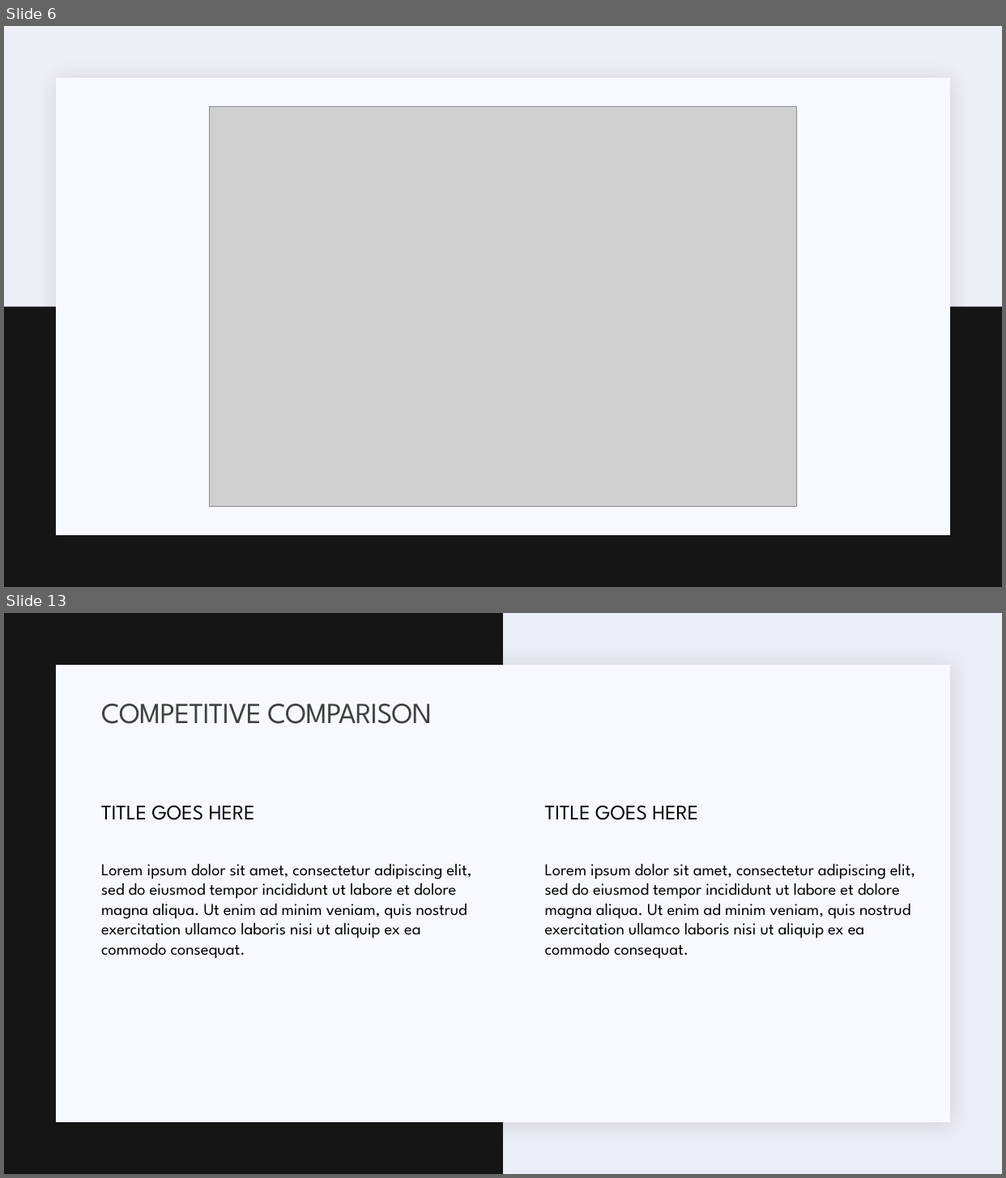
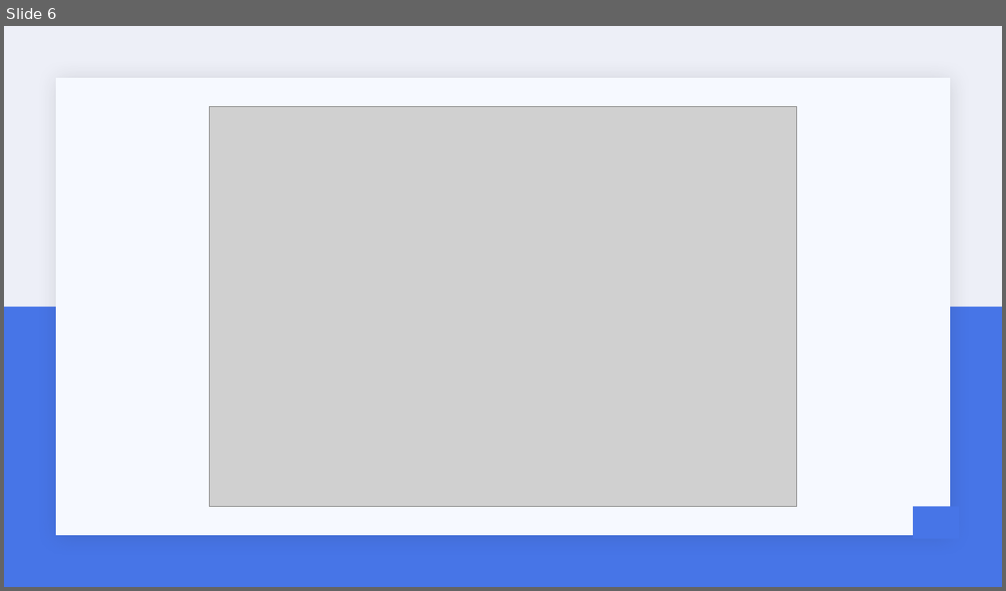
Before and after one commit to ranjith-ofcl/kafka_data_streaming, a slide deck: documents/about_project.pptx. Shown one above the other, each under a label of ours: slides 6 and 13 before the commit, slide 6 after it; the slides between them are not shown. The pictures are 1006x1178 and 1006x591 pixels, drawn with LibreOffice and Linux fonts; fonts in the diff are those of the drawing; grey boxes stand for pictures. Boxes give left, top, right and bottom in pixels: in the first picture for what was removed or moved away, otherwise in the second. Text is boxed around its words. In the diff, an @@ line names an element or a change of style, - is before the commit and + after.

```diff
--- a/documents/about_project.pptx
+++ b/documents/about_project.pptx
@@ slide 13 removed at bbox=[4, 613, 1002, 1174], background #ECEEF7; not listed: 1 template element that a slide beside it also shows @@
@@ rectangle removed at bbox=[4, 613, 503, 1174] @@
@@ title removed at bbox=[101, 704, 432, 724] @@
-COMPETITIVE COMPARISON
@@ text removed at bbox=[101, 805, 255, 820] @@
-TITLE GOES HERE
@@ text removed at bbox=[545, 805, 698, 820] @@
-TITLE GOES HERE
@@ text removed at bbox=[101, 864, 471, 959] @@
-  Lorem ipsum dolor sit amet, consectetur adipiscing elit, sed do eiusmod tempor incididunt ut labore et dolore magna aliqua. Ut enim ad minim veniam, quis nostrud exercitation ullamco laboris nisi ut aliquip ex ea commodo consequat.
@@ text removed at bbox=[545, 864, 915, 959] @@
-  Lorem ipsum dolor sit amet, consectetur adipiscing elit, sed do eiusmod tempor incididunt ut labore et dolore magna aliqua. Ut enim ad minim veniam, quis nostrud exercitation ullamco laboris nisi ut aliquip ex ea commodo consequat.
@@ slide 6 changed as well @@
@@ rectangle at bbox=[4, 307, 1002, 587]: fill #141514 to #4775E7 @@
@@ rectangle added at bbox=[914, 506, 959, 539], fill #4775E7 @@
```
Also in this commit, not shown: 6 other slides changed, 9 slides added, 9 other slides removed, 11 other files.
